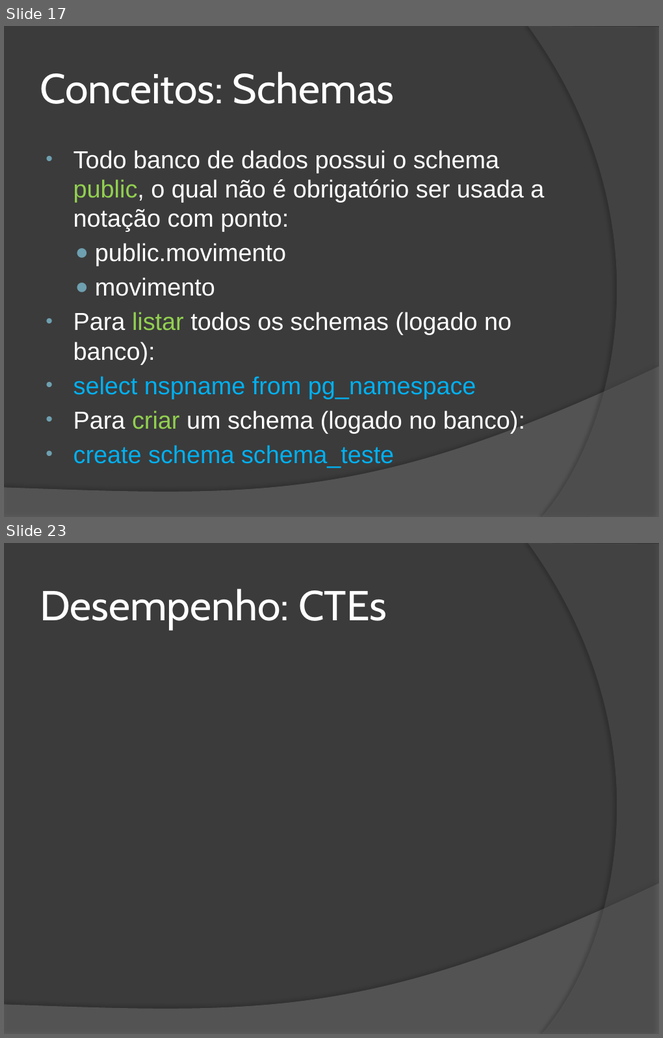
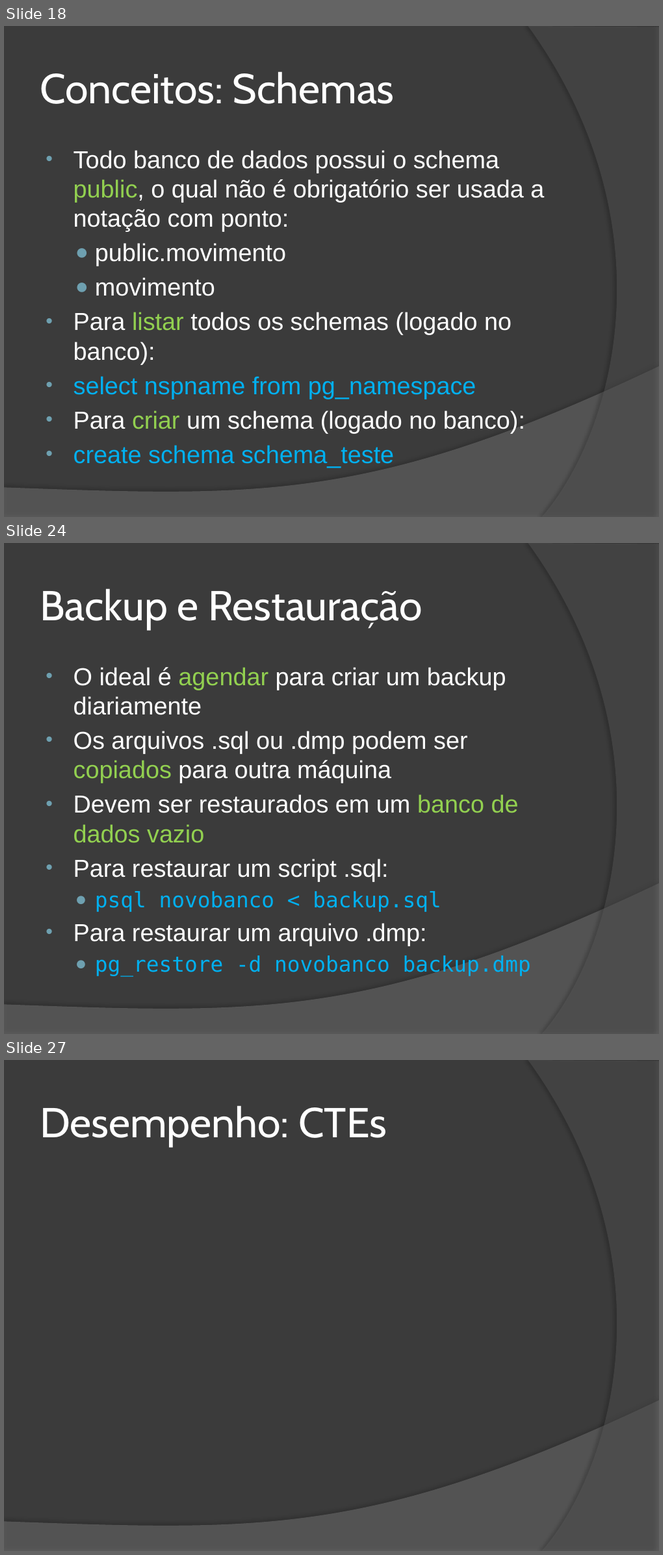
Before and after one commit to wind39/wind39.github.io, a slide deck: curso/modulo3capitulo5.pptx. Shown one above the other, each under a label of ours: slides 17 and 23 before the commit, slides 18, 24 and 27 after it; the slides between them are not shown. The pictures are 663x1038 and 663x1555 pixels, drawn with LibreOffice and Linux fonts; fonts in the diff are those of the drawing. Boxes give left, top, right and bottom in pixels: in the first picture for what was removed or moved away, otherwise in the second. Text is boxed around its words. In the diff, an @@ line names an element or a change of style, - is before the commit and + after.

```diff
--- a/curso/modulo3capitulo5.pptx
+++ b/curso/modulo3capitulo5.pptx
@@ slide 24 added at (x1=4, y1=543, x2=659, y2=1034), background #3B3B3B; not listed: 2 template elements that a slide beside it also shows @@
@@ title added at (x1=40, y1=589, x2=423, y2=629), 46 pt, text #FFFFFF @@
+Backup e Restauração
@@ text added at (x1=74, y1=667, x2=531, y2=977), 27 pt, text #FFFFFF @@
+• O ideal é agendar para criar um backup diariamente
+• Os arquivos .sql ou .dmp podem ser copiados para outra máquina
+• Devem ser restaurados em um banco de dados vazio
+• Para restaurar um script .sql:
+  ● psql novobanco < backup.sql
+• Para restaurar um arquivo .dmp:
+  ● pg_restore -d novobanco backup.dmp
@@ what was slide 17 is now slide 18 @@
@@ what was slide 23 is now slide 27 @@
```
Also in this commit, not shown: 8 slides changed, 6 other slides added, 4 other files.
